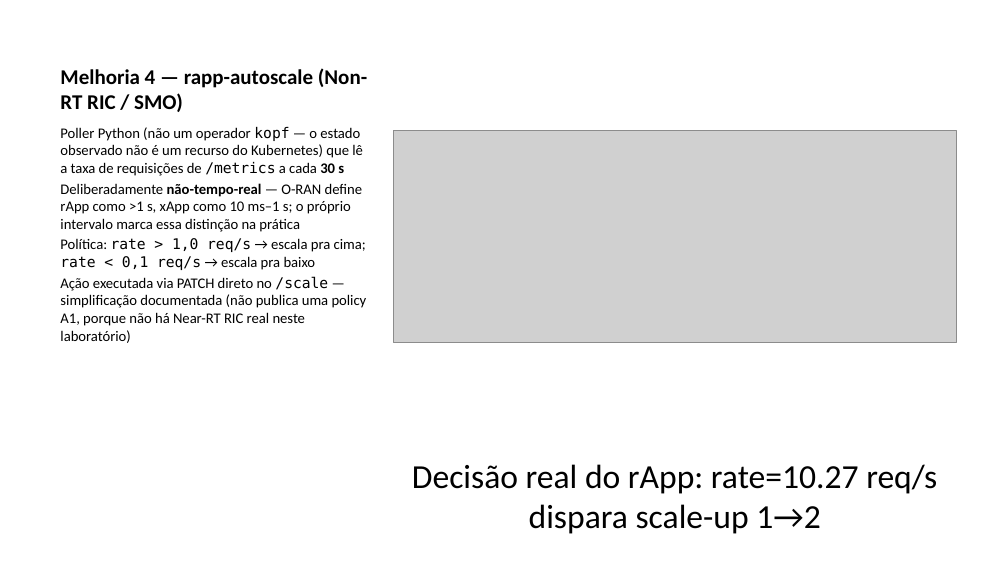
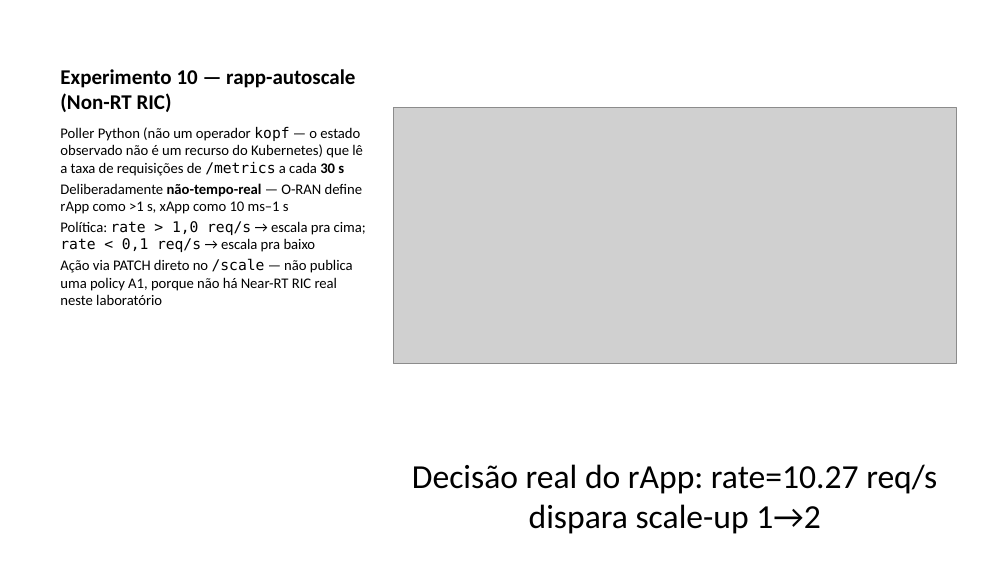
Before and after one commit to DiegoAbreuSWB/OpenRANCESARSMO, a slide deck: slide 21 of presentation/Parte2-Apresentacao-SMO-Nephio.pptx (slide 25 before the commit). Drawn at 1008x567 pixels with LibreOffice and Linux fonts; fonts in the diff are those of the drawing; grey boxes stand for pictures. Boxes give left, top, right and bottom in pixels: in the first picture for what was removed or moved away, otherwise in the second. Text is boxed around its words. In the diff, an @@ line names an element or a change of style, - is before the commit and + after.

Commit message:
feat: unifica os 10 experimentos como narrativa única + fecha prioridades pendentes
Relatório e apresentação da Parte 2 reescritos para apresentar as 4 peças que antes
eram "melhorias pós-entrega" (metrics-server, RootSync contínuo, config-bridge,
rapp-autoscale) como parte integral do design desde o início - arquitetura de 3
camadas (infraestrutura/entrega/operação), 10 experimentos numerados em sequência,
sem framing de "adicionado depois".

- report/part2-report.md e report/part2-report-print.html: reescritos, 17 seções
  unificadas (era 15 + um anexo "Seção 16"), nova Seção 11 "Non-RT RIC -
  rapp-autoscale" e Seção 15 "o que fica de fora" no fluxo principal.
- presentation/part2-slides-deck.md: 26 slides (era 29 com framing de "melhoria"),
  cada experimento 1-10 com o mesmo tratamento narrativo.
- dashboard/index.html e local.html: MEL-07..10 -> EXP-07..10, remove linguagem de
  "melhoria pós-entrega" e "reverificação pendente" (resolvida, ver abaixo).

Prioridades do docs/team-comparison.md fechadas nesta sessão:
- scripts/validate-lab.sh: 10 -> 15 checagens (3 CNFs reais, metrics-server,
  RootSync, config-bridge, rapp-autoscale). Rodado de verdade contra o cluster:
  15/15 PASS (achado e corrigido um bug real no proprio check novo, que contava
  config-bridge/rapp-autoscale junto com as 3 CNFs).
- Reverificacao final do rApp CONCLUIDA: ambiente estabilizou, rodei o ciclo
  completo (scripts/14-rapp-load-test.sh) e confirmei via kubectl que
  spec.replicas=2 permanece estavel - o RootSync nao reverte mais, confirmando
  que a correcao (remover "replicas" do pacote) resolveu o conflito de
  autoridade GitOps x controle imperativo de verdade, nao so em teoria.
- dashboard/server.py: mesmo bug de contagem corrigido (cnfs_total contava
  config-bridge/rapp-autoscale); testado ao vivo contra o cluster real.
- Terminal shots (rapp-decision, validate-lab) regeradas com os resultados reais
  desta verificacao final.
- PDF e PPTX da Parte 2 reconstruidos com todo o conteudo acima.

Nenhuma evidencia inventada: os 20 arquivos alterados refletem execucao real
contra o o-cloud-1 nesta sessao (reprovisionado do zero apos instabilidade de
ambiente), nao edicao de texto sem verificacao.

```diff
--- a/presentation/Parte2-Apresentacao-SMO-Nephio.pptx
+++ b/presentation/Parte2-Apresentacao-SMO-Nephio.pptx
@@ title at (60, 69, 355, 112): text changed @@
-Melhoria 4 — rapp-autoscale (Non-RT RIC / SMO)
+Experimento 10 — rapp-autoscale (Non-RT RIC)
@@ picture: place and size @@
-picture at (393, 130, 956, 343)
+picture at (393, 108, 956, 364)
@@ text at (60, 183, 363, 214): text changed @@
-Deliberadamente não-tempo-real — O-RAN define rApp como >1 s, xApp como 10 ms–1 s; o próprio intervalo marca essa distinção na prática
+Deliberadamente não-tempo-real — O-RAN define rApp como >1 s, xApp como 10 ms–1 s
@@ text at (60, 258, 353, 305): text changed @@
-Ação executada via PATCH direto no /scale — simplificação documentada (não publica uma policy A1, porque não há Near-RT RIC real neste laboratório)
+Ação via PATCH direto no /scale — não publica uma policy A1, porque não há Near-RT RIC real neste laboratório
```
Also in this commit, not shown: 18 other slides changed, 3 slides removed, 19 other files.
